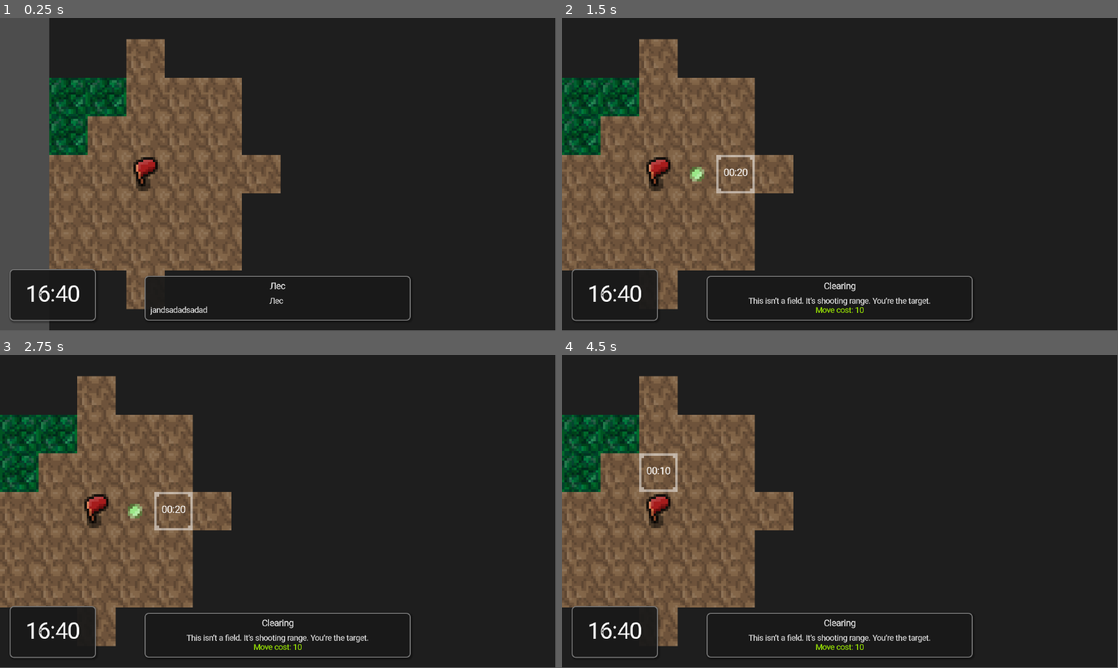
Above: before the commit, frames 1-4 (two rows, left to right).
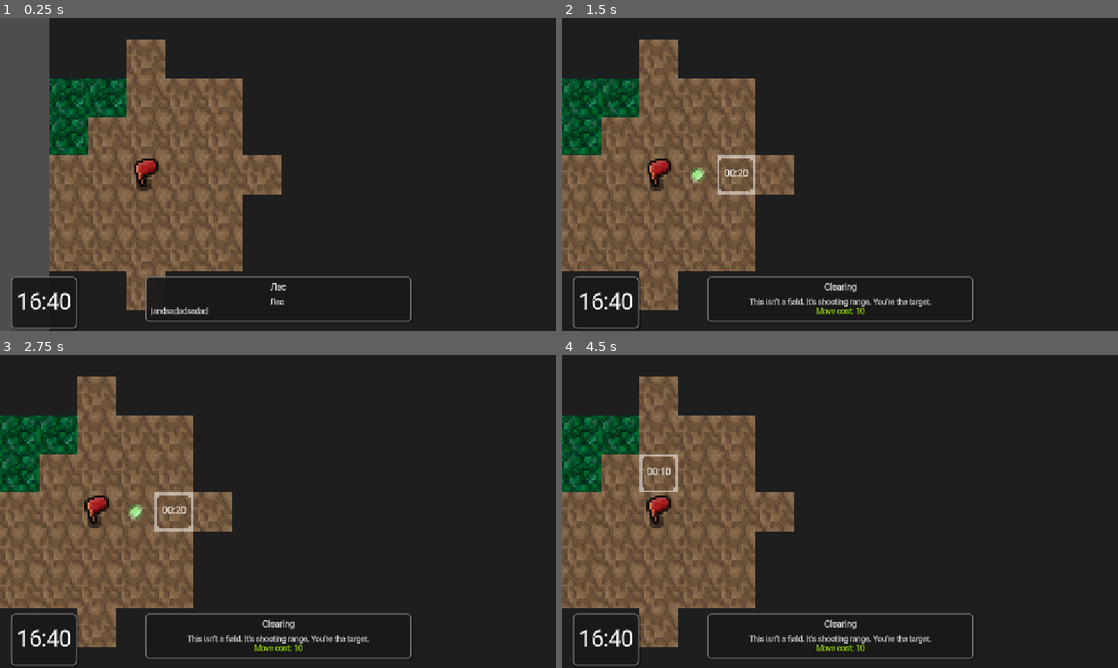
Above: after the commit, the same moments.

Repository: RIPEXGAMES/Tarabarov
Game: Godot game, scene res://node_2d.tscn
Two runs of this game, one before a commit and one after it. Both use one fixed random seed, a clock stepped at 60 frames per second and the inputs below. Sound files missing from this copy of the repository are replaced by a short silence.
Inputs (mouse positions are in pixels of both pictures, inside the frame that each line leads up to):
- Up to frame 1 (0.25 s): no input
- Up to frame 2 (1.5 s): move the mouse to (962, 158) at 0.52 s; press the mouse at (962, 158) at 0.53 s; release the mouse at (962, 158) at 1.25 s; drag from (728, 190) to (812, 237) at 1.27 s
- Up to frame 3 (2.75 s): move the mouse to (333, 442) at 2.02 s; hold Space (space) from 2.03 s (still down); click (333, 442) at 2.17 s
- Up to frame 4 (4.5 s): release Space (space) at 2.75 s; tap Enter at 2.75, 4.25 s; drag from (812, 574) to (673, 464) at 2.77 s; tap Space (space) at 3.5 s; move the mouse to (1006, 558) at 3.52 s; hold Right mouse button (right_click) 3.53-4.25 s; click (1006, 558) at 3.67 s; drag from (673, 464) to (756, 433) at 4.27 s
In our replay, the window is 799x449 before the commit and 800x450 after it. These sizes can differ from the game's own. Grey fills any space a smaller window leaves; there, only what the larger window draws over its background counts as a difference.

The runs differ from the first frame. In frame 1, 3.3% of the frame differs, in the area x 0-74%, y 6-100%; in frame 2, 4.3%; in frame 3, 4.1%; in frame 4, 4.1%.

Commit message:
UI_Scaling

Diff:
--- a/Timer.gd
+++ b/Timer.gd
@@ -1,6 +1,6 @@
-extends PanelContainer
+extends Control
 
-@onready var label: Label = $MarginContainer/Label
+@onready var label: Label = $PanelContainer/MarginContainer/Label
 
 
 func update(minutes: int):
--- a/Timer.tscn
+++ b/Timer.tscn
@@ -4,18 +4,27 @@
 [ext_resource type="FontFile" uid="uid://d0dceg0j1riyv" path="res://Textures/Roboto-VariableFont_wdth,wght.ttf" id="2_4o3kb"]
 [ext_resource type="Script" uid="uid://3agptd12268x" path="res://Timer.gd" id="2_lwawe"]
 
-[node name="PanelContainer" type="PanelContainer"]
-offset_right = 117.0
-offset_bottom = 57.4375
-theme_override_styles/panel = ExtResource("1_6emqk")
+[node name="PanelContainer" type="Control"]
+layout_mode = 3
+anchors_preset = 0
 script = ExtResource("2_lwawe")
 
-[node name="MarginContainer" type="MarginContainer" parent="."]
+[node name="PanelContainer" type="PanelContainer" parent="."]
 layout_mode = 2
+offset_left = 2.0
+offset_top = 2.0
+offset_right = 119.0
+offset_bottom = 109.438
+theme_override_styles/panel = ExtResource("1_6emqk")
+
+[node name="MarginContainer" type="MarginContainer" parent="PanelContainer"]
+layout_mode = 2
+theme_override_constants/margin_left = 10
 theme_override_constants/margin_top = 25
+theme_override_constants/margin_right = 10
 theme_override_constants/margin_bottom = 25
 
-[node name="Label" type="Label" parent="MarginContainer"]
+[node name="Label" type="Label" parent="PanelContainer/MarginContainer"]
 layout_mode = 2
 theme_override_fonts/font = ExtResource("2_4o3kb")
 theme_override_font_sizes/font_size = 45
--- a/character_global_map_script.gd
+++ b/character_global_map_script.gd
@@ -12,7 +12,7 @@
 var world_map: TileMapLayer
 var many_times_moved = 0
 
-@onready var timer: PanelContainer = $"../CanvasLayer/MarginContainer2/PanelContainer"
+@onready var timer: Control = $"../CanvasLayer/MarginContainer2/PanelContainer"
 
 func _ready() -> void:
 	update_action_points(move_points)
--- a/node_2d.tscn
+++ b/node_2d.tscn
@@ -44,8 +44,8 @@
 zoom = Vector2(5, 5)
 script = ExtResource("3_yx5f8")
 tilemap_layer = NodePath("../WorldMap")
-min_zoom = 5.0
-max_zoom = 8.0
+min_zoom = 3.0
+max_zoom = 7.0
 
 [node name="FogOfWarTilemap" type="TileMapLayer" parent="." node_paths=PackedStringArray("world_map")]
 z_index = 5
--- a/project.godot
+++ b/project.godot
@@ -18,6 +18,10 @@
 [autoload]
 
 Utils="*res://Scripts/Systems/Utils.gd"
+
+[display]
+
+window/stretch/mode="canvas_items"
 
 [input]
 
